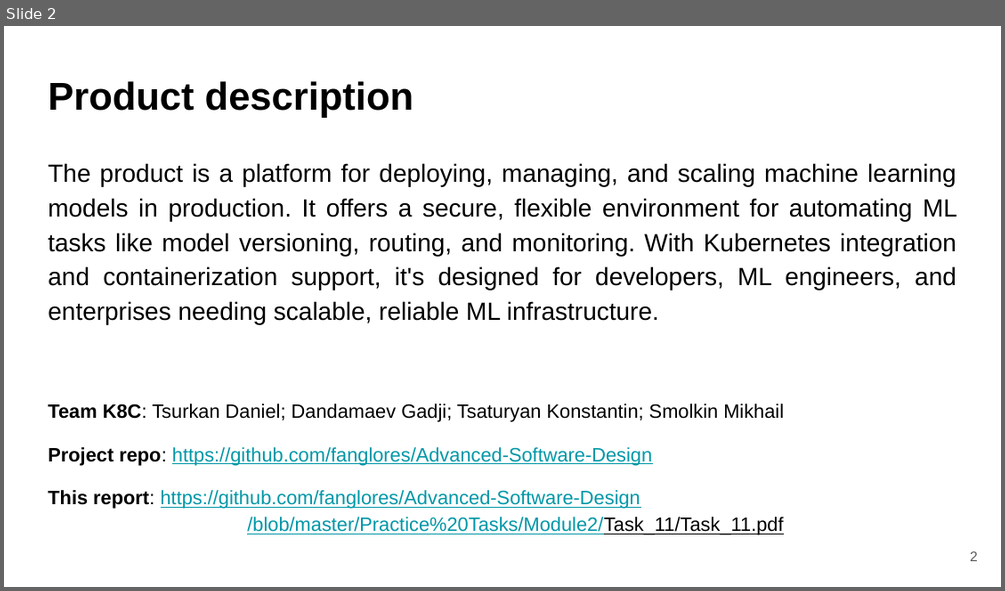
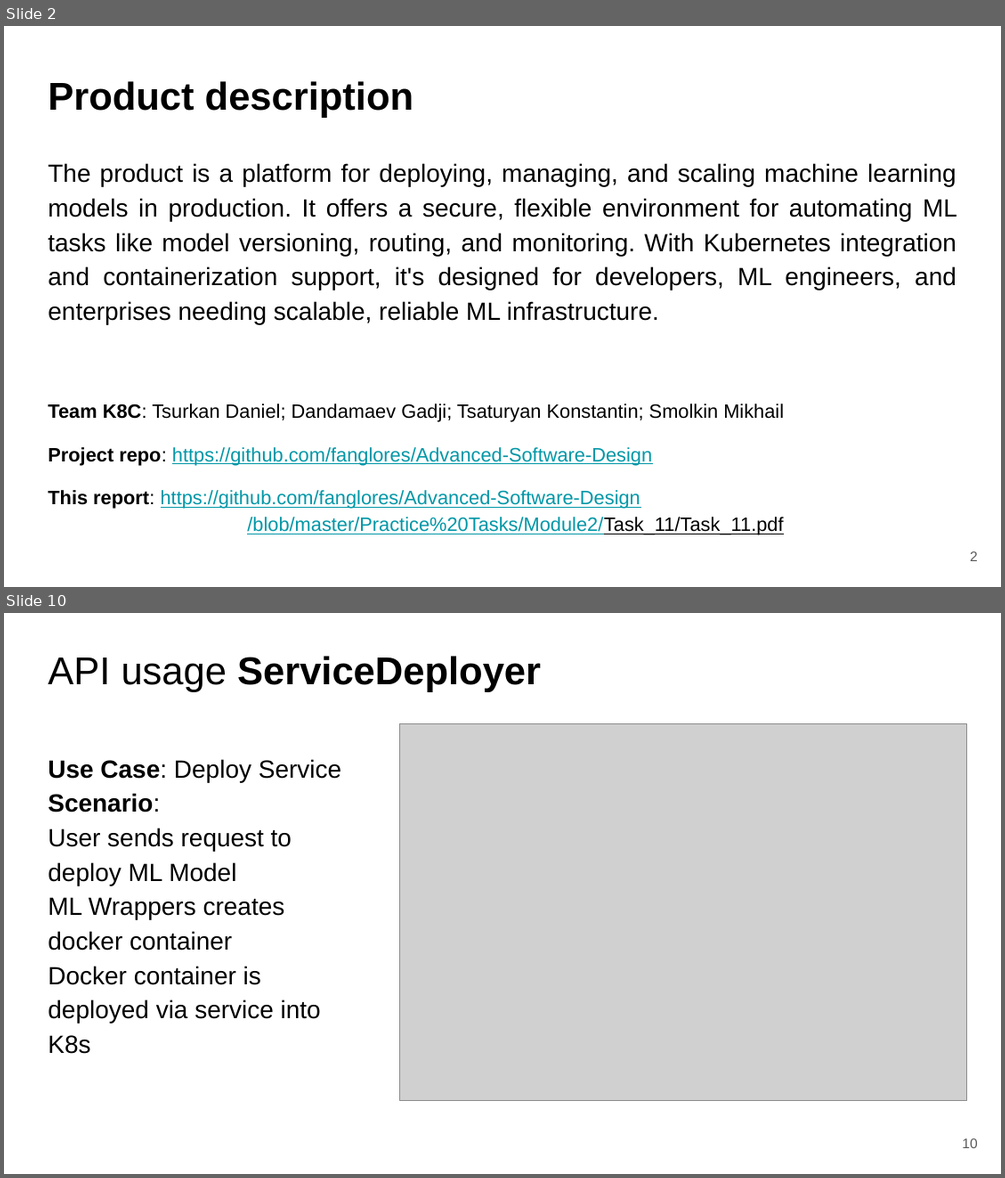
Before and after one commit to fanglores/Advanced-Software-Design, a slide deck: PracticeTasks/Module2/Task_11/Task_11.pptx. Shown one above the other, each under a label of ours: slide 2 before the commit, slides 2 and 10 after it; the slides between them are not shown. The pictures are 1005x591 and 1005x1178 pixels, drawn with LibreOffice and Linux fonts; fonts in the diff are those of the drawing; grey boxes stand for pictures. Boxes give left, top, right and bottom in pixels: in the first picture for what was removed or moved away, otherwise in the second. Text is boxed around its words. In the diff, an @@ line names an element or a change of style, - is before the commit and + after.

```diff
--- a/PracticeTasks/Module2/Task_11/Task_11.pptx
+++ b/PracticeTasks/Module2/Task_11/Task_11.pptx
@@ slide 10 added at (4,613,1001,1174), background #FFFFFF @@
@@ title added at (48,656,541,692), 28 pt, text #000000, bold @@
+API usage ServiceDeployer
@@ picture added at (400,723,967,1100) @@
@@ text added at (48,759,341,1054), 18 pt, text #000000 @@
+Use Case: Deploy Service
+Scenario:
+User sends request to deploy ML Model
+ML Wrappers creates docker container
+Docker container is deployed via service into K8s
@@ page number added at (962,1138,977,1148), 10 pt, text #595959 @@
+10
```
Also in this commit, not shown: 3 slides changed, 5 other slides added, 2 slides removed, 10 other files.
